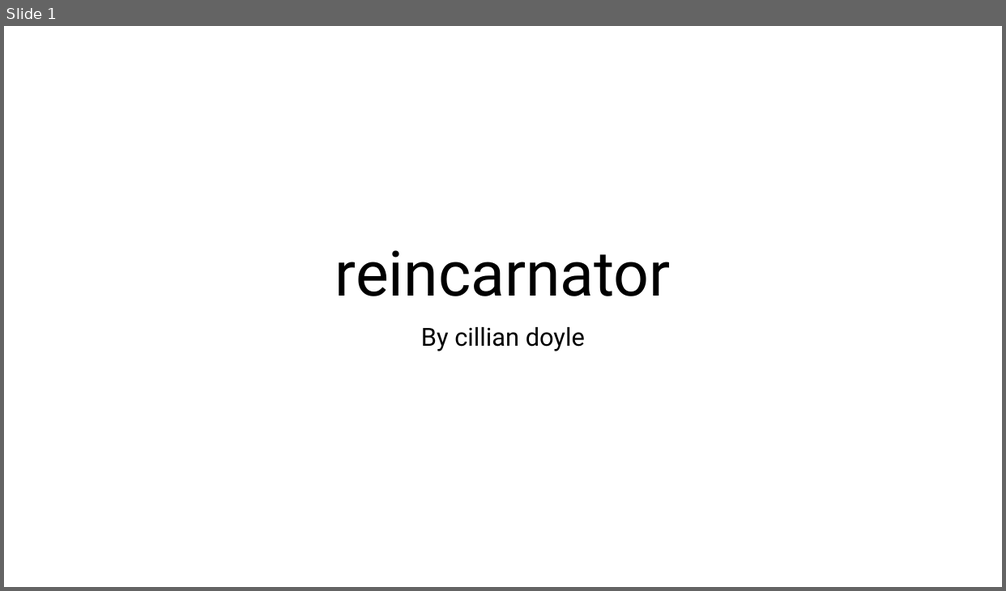
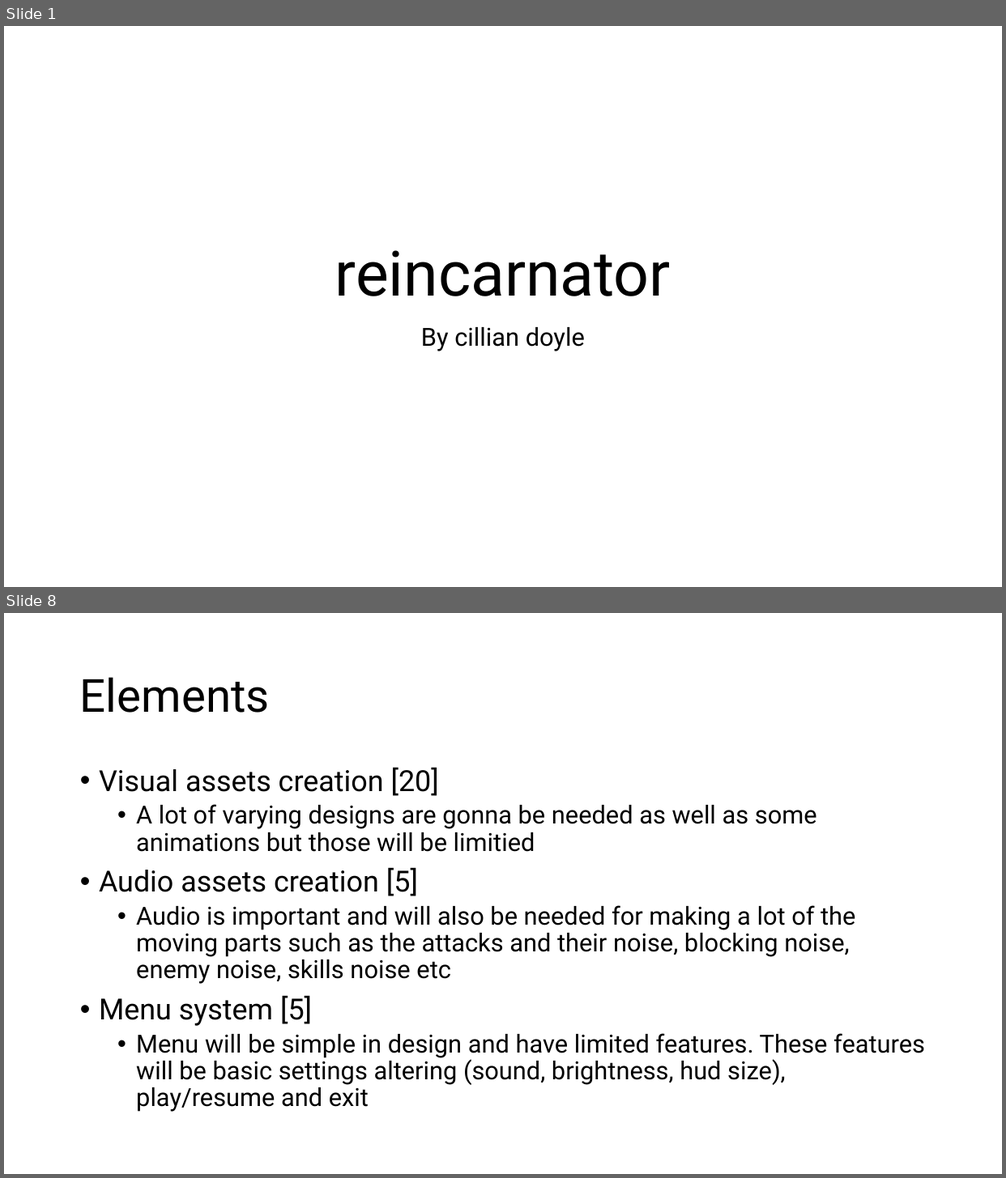
Before and after one commit to PeterLowe/concept25-Cillian-Doyle, a slide deck: cillians docs/concept document.pptx. Shown one above the other, each under a label of ours: slide 1 before the commit, slides 1 and 8 after it; the slides between them are not shown. The pictures are 1006x591 and 1006x1178 pixels, drawn with LibreOffice and Linux fonts; fonts in the diff are those of the drawing. Boxes give left, top, right and bottom in pixels: in the first picture for what was removed or moved away, otherwise in the second. Text is boxed around its words. In the diff, an @@ line names an element or a change of style, - is before the commit and + after.

```diff
--- a/cillians docs/concept document.pptx
+++ b/cillians docs/concept document.pptx
@@ slide 8 added at <box>4,613,1002,1174</box>, background #FFFFFF @@
@@ title added at <box>80,677,270,713</box>, 44 pt, text #000000 @@
+Elements
@@ text added at <box>99,767,925,1112</box>, 24 pt, text #000000 @@
+• Visual assets creation [20]
+  • A lot of varying designs are gonna be needed as well as some animations but those will be limitied
+• Audio assets creation [5]
+  • Audio is important and will also be needed for making a lot of the moving parts such as the attacks and their noise, blocking noise, enemy noise, skills noise etc
+• Menu system [5]
+  • Menu will be simple in design and have limited features. These features will be basic settings altering (sound, brightness, hud size), play/resume and exit
```
Also in this commit, not shown: 2 slides changed, 6 other slides added, 1 other file.
